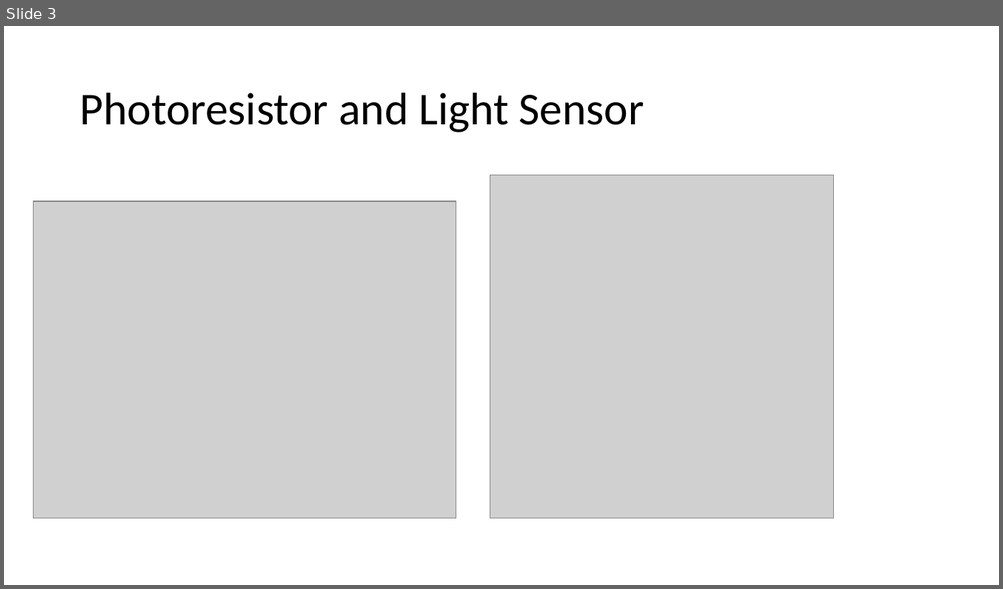
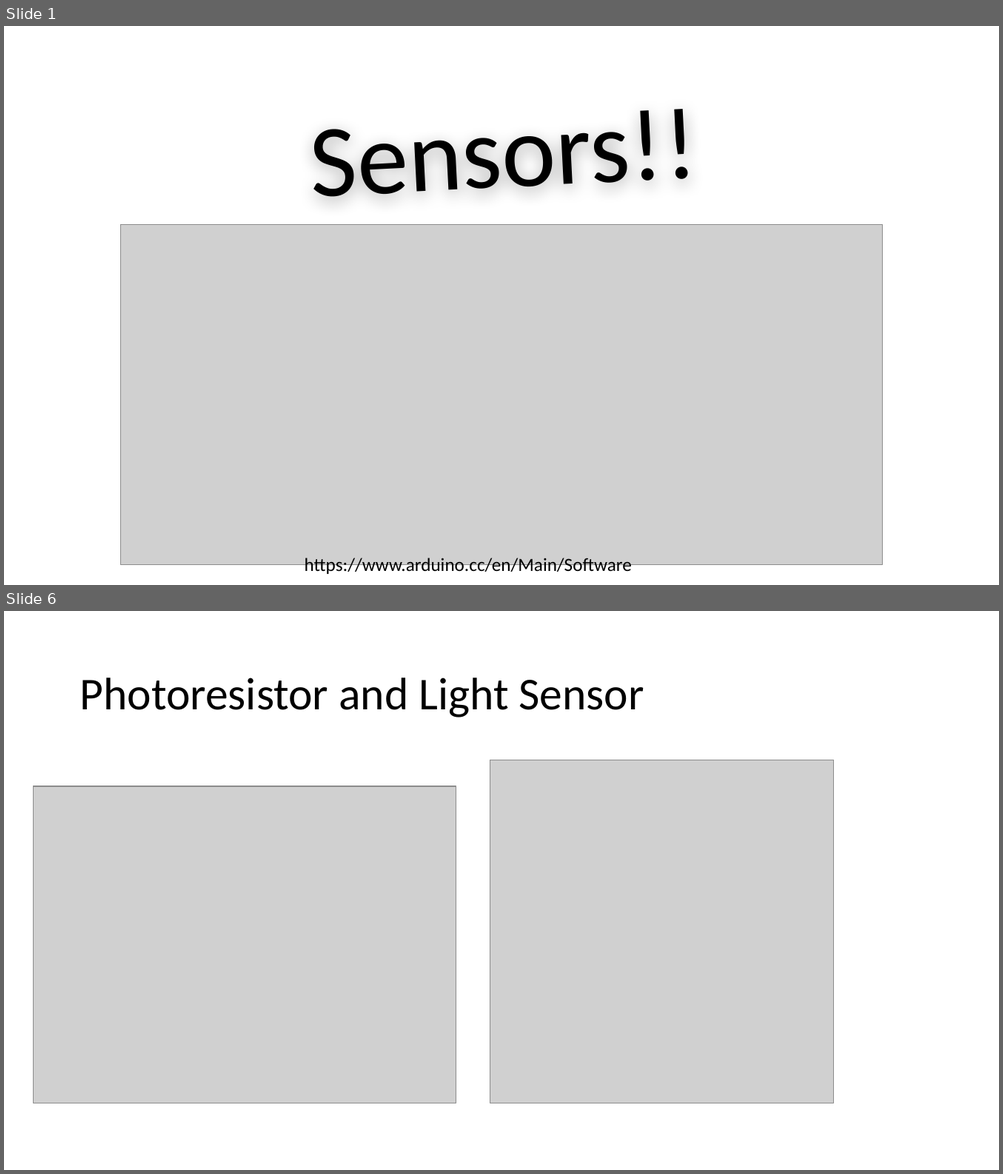
Before and after one commit to rchatrath7/PDH-Workshops, a slide deck: vishal-sensors-lecture/Sensor Lecture.pptx. Shown one above the other, each under a label of ours: slide 3 before the commit, slides 1 and 6 after it; the slides between them are not shown. The pictures are 1003x589 and 1003x1174 pixels, drawn with LibreOffice and Linux fonts; fonts in the diff are those of the drawing; grey boxes stand for pictures. Boxes give left, top, right and bottom in pixels: in the first picture for what was removed or moved away, otherwise in the second. Text is boxed around its words. In the diff, an @@ line names an element or a change of style, - is before the commit and + after.

Commit message:
Made the powerpoint simpler and more polished. Added the sample Arduino sketches including commenting for proper wiring.

```diff
--- a/vishal-sensors-lecture/Sensor Lecture.pptx
+++ b/vishal-sensors-lecture/Sensor Lecture.pptx
@@ slide 1 added at bbox=[4, 26, 999, 585], background #FFFFFF @@
@@ title added at bbox=[128, 26, 875, 213], 99 pt, text #000000 @@
+Sensors!!
@@ picture added at bbox=[120, 225, 882, 565] @@
@@ text added at bbox=[304, 558, 632, 577], 18 pt, text #000000 @@
+https://www.arduino.cc/en/Main/Software
@@ what was slide 3 is now slide 6 @@
```
Also in this commit, not shown: 8 slides changed, 10 other slides added, 2 slides removed, 4 other files.
